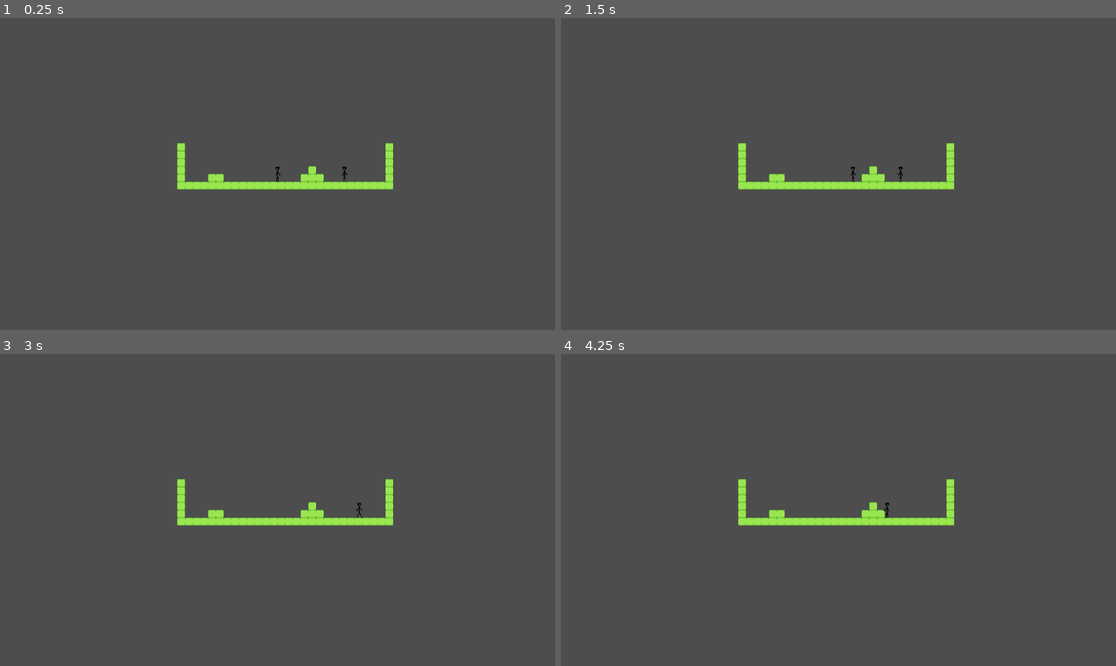
Above: before the commit, frames 1-4 (two rows, left to right).
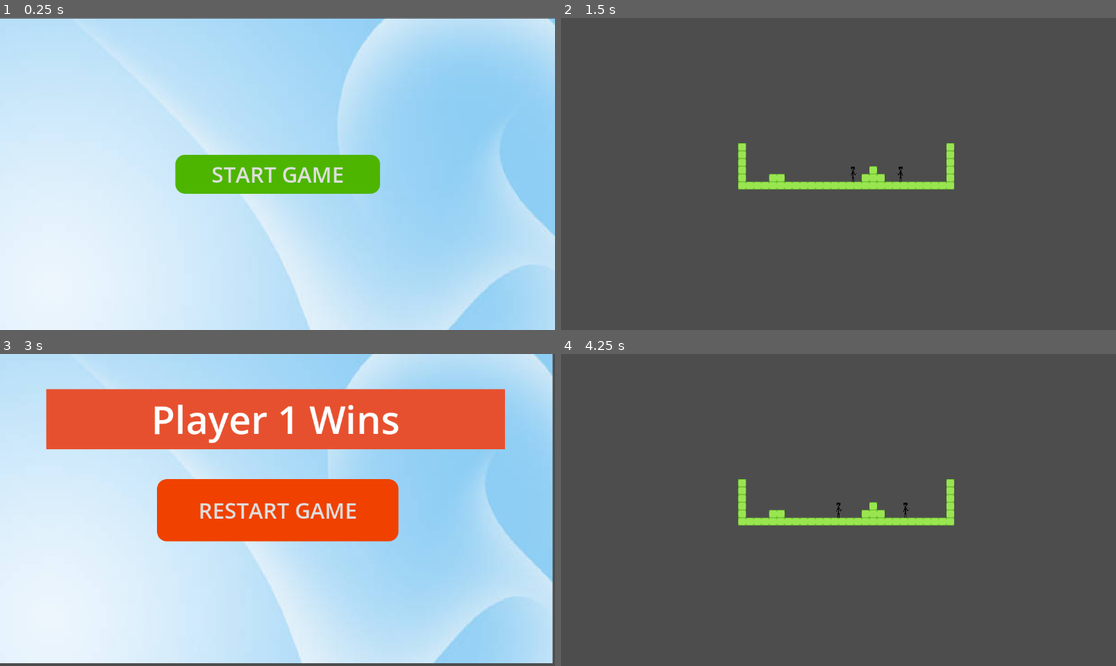
Above: after the commit, the same moments.

Repository: muksah2520/StickmanGame
Game: Godot game, scene res://scenes/main_menu.tscn
Same seed, same stepped clock (60 frames per second), same inputs: the game is played once before the commit and once after it. Before the commit the project starts from res://scenes/game.tscn.
Inputs (mouse positions are in pixels of both pictures, inside the frame that each line leads up to):
- Up to frame 1 (0.25 s): no input
- Up to frame 2 (1.5 s): click (838, 174) at 0.5 s, where only the run after the commit has a clickable "START GAME"; tap Enter (shoot_p2) at 1.25 s; move the mouse to (960, 158) at 1.27 s; hold D (move_right) from 1.28 s (still down); tap Left (move_left_p2) at 1.35 s
- Up to frame 3 (3 s): tap Space (jump) at 1.52, 2.27 s; move the mouse to (166, 525) at 2.02 s; tap Right (move_right_p2) at 2.1 s; move the mouse to (333, 441) at 2.77 s; release D (move_right) at 2.78 s; hold A (move_left) from 2.78 s (still down); click (333, 441) at 2.85 s
- Up to frame 4 (4.25 s): release A (move_left) at 3.5 s; click (838, 510) at 3.5 s, where only the run after the commit has a clickable "RESTART GAME"

The runs differ from the first frame. In frame 1, 100% of the frame differs, in the area x 0-100%, y 0-100%; in frame 2, nothing differs; in frame 3, 99%; in frame 4, less than 0.1%.

Commit message:
Added the main menu and restart menu

Diff:
--- a/project.godot
+++ b/project.godot
@@ -11,9 +11,14 @@
 [application]
 
 config/name="flappy_bird"
-run/main_scene="uid://dys5nqdbrq5ug"
+run/main_scene="uid://b1ce67pit6gjt"
 config/features=PackedStringArray("4.4", "Forward Plus")
 config/icon="res://icon.svg"
+
+[global_group]
+
+player2=""
+player1=""
 
 [input]
 
--- a/scenes/game.tscn
+++ b/scenes/game.tscn
@@ -2,8 +2,8 @@
 
 [ext_resource type="PackedScene" uid="uid://ddwktrparwu1j" path="res://scenes/stickman.tscn" id="1_uwrxv"]
 [ext_resource type="Texture2D" uid="uid://c83dpsob7f6eq" path="res://sprites/platform_tile.png" id="2_yqjtg"]
-[ext_resource type="Script" uid="uid://0g2fdlxd0vou" path="res://scenes/player1.gd" id="3_lnu2h"]
-[ext_resource type="Script" uid="uid://csw48f5c18hm7" path="res://scenes/player2.gd" id="4_lbhrr"]
+[ext_resource type="Script" uid="uid://0g2fdlxd0vou" path="res://scripts/player1.gd" id="3_lnu2h"]
+[ext_resource type="Script" uid="uid://csw48f5c18hm7" path="res://scripts/player2.gd" id="4_lbhrr"]
 
 [sub_resource type="TileSetAtlasSource" id="TileSetAtlasSource_lnu2h"]
 texture = ExtResource("2_yqjtg")
@@ -20,10 +20,10 @@
 tile_map_data = PackedByteArray("AAD//wEAAAAAAAEAAAAAAAEAAAAAAAEAAAABAAEAAAAAAAEAAAD+/wEAAAAAAAEAAAACAAEAAAAAAAEAAAADAA …(624 unchanged characters)…
 tile_set = SubResource("TileSet_lbhrr")
 
-[node name="player1" parent="." instance=ExtResource("1_uwrxv")]
+[node name="player1" parent="." groups=["player1"] instance=ExtResource("1_uwrxv")]
 script = ExtResource("3_lnu2h")
 
-[node name="player2" parent="." instance=ExtResource("1_uwrxv")]
+[node name="player2" parent="." groups=["player2"] instance=ExtResource("1_uwrxv")]
 position = Vector2(139, -1)
 script = ExtResource("4_lbhrr")
 
--- /dev/null
+++ b/scenes/main_menu.tscn
@@ -0,0 +1,45 @@
+[gd_scene load_steps=4 format=3 uid="uid://b1ce67pit6gjt"]
+
+[ext_resource type="Script" uid="uid://ly0vgwum0o0c" path="res://scripts/main_menu.gd" id="1_ekxnf"]
+[ext_resource type="Texture2D" uid="uid://c4bdl6kk58xvh" path="res://sprites/istockphoto-2062148631-612x612.jpg" id="1_l6cm7"]
+
+[sub_resource type="StyleBoxFlat" id="StyleBoxFlat_ekxnf"]
+bg_color = Color(0.302578, 0.708322, 5.77569e-07, 1)
+corner_radius_top_left = 20
+corner_radius_top_right = 20
+corner_radius_bottom_right = 20
+corner_radius_bottom_left = 20
+
+[node name="Control" type="Control"]
+layout_mode = 3
+anchors_preset = 15
+anchor_right = 1.0
+anchor_bottom = 1.0
+grow_horizontal = 2
+grow_vertical = 2
+script = ExtResource("1_ekxnf")
+
+[node name="Button" type="Button" parent="."]
+layout_mode = 1
+anchors_preset = 8
+anchor_left = 0.5
+anchor_top = 0.5
+anchor_right = 0.5
+anchor_bottom = 0.5
+offset_left = -212.5
+offset_top = -40.5
+offset_right = 212.5
+offset_bottom = 40.5
+grow_horizontal = 2
+grow_vertical = 2
+theme_override_font_sizes/font_size = 45
+theme_override_styles/normal = SubResource("StyleBoxFlat_ekxnf")
+text = "START GAME"
+
+[node name="Sprite2D" type="Sprite2D" parent="."]
+z_index = -11
+position = Vector2(588.5, 326.5)
+scale = Vector2(1.93627, 2.12745)
+texture = ExtResource("1_l6cm7")
+
+[connection signal="pressed" from="Button" to="." method="_on_button_pressed"]
--- /dev/null
+++ b/scenes/player_1_win.tscn
@@ -0,0 +1,64 @@
+[gd_scene load_steps=5 format=3 uid="uid://b5pi8r3xggx44"]
+
+[ext_resource type="Script" uid="uid://c2laveykpucf6" path="res://scripts/player_1_win.gd" id="1_7l4d6"]
+[ext_resource type="Texture2D" uid="uid://c4bdl6kk58xvh" path="res://sprites/istockphoto-2062148631-612x612.jpg" id="1_xsvpi"]
+
+[sub_resource type="StyleBoxFlat" id="StyleBoxFlat_7l4d6"]
+bg_color = Color(0.939285, 0.252994, 0, 1)
+corner_radius_top_left = 20
+corner_radius_top_right = 20
+corner_radius_bottom_right = 20
+corner_radius_bottom_left = 20
+
+[sub_resource type="StyleBoxFlat" id="StyleBoxFlat_8nkn5"]
+bg_color = Color(0.905882, 0.313726, 0.180392, 1)
+
+[node name="player1_win" type="Control"]
+layout_mode = 3
+anchors_preset = 15
+anchor_right = 1.0
+anchor_bottom = 1.0
+grow_horizontal = 2
+grow_vertical = 2
+script = ExtResource("1_7l4d6")
+
+[node name="Button" type="Button" parent="."]
+layout_mode = 1
+anchors_preset = 8
+anchor_left = 0.5
+anchor_top = 0.5
+anchor_right = 0.5
+anchor_bottom = 0.5
+offset_left = -250.5
+offset_top = -64.5
+offset_right = 250.5
+offset_bottom = 64.5
+grow_horizontal = 2
+grow_vertical = 2
+theme_override_font_sizes/font_size = 45
+theme_override_styles/normal = SubResource("StyleBoxFlat_7l4d6")
+text = "RESTART GAME"
+
+[node name="Label" type="Label" parent="."]
+layout_mode = 1
+anchors_preset = 5
+anchor_left = 0.5
+anchor_right = 0.5
+offset_left = -480.0
+offset_top = 73.0
+offset_right = 472.0
+offset_bottom = 198.0
+grow_horizontal = 2
+theme_override_font_sizes/font_size = 80
+theme_override_styles/normal = SubResource("StyleBoxFlat_8nkn5")
+text = "Player 1 Wins"
+horizontal_alignment = 1
+vertical_alignment = 1
+
+[node name="Sprite2D" type="Sprite2D" parent="."]
+z_index = -10
+position = Vector2(571.5, 320)
+scale = Vector2(1.88072, 2.10458)
+texture = ExtResource("1_xsvpi")
+
+[connection signal="pressed" from="Button" to="." method="_on_button_pressed"]
--- /dev/null
+++ b/scenes/player_2_wins.tscn
@@ -0,0 +1,63 @@
+[gd_scene load_steps=5 format=3 uid="uid://78bmkgk5xkwf"]
+
+[ext_resource type="Script" uid="uid://8bvkudq43mty" path="res://scripts/player_2_wins.gd" id="1_13b5e"]
+[ext_resource type="Texture2D" uid="uid://c4bdl6kk58xvh" path="res://sprites/istockphoto-2062148631-612x612.jpg" id="1_vikh5"]
+
+[sub_resource type="StyleBoxFlat" id="StyleBoxFlat_13b5e"]
+bg_color = Color(0.227451, 0.419608, 1, 1)
+corner_radius_top_left = 20
+corner_radius_top_right = 20
+corner_radius_bottom_right = 20
+corner_radius_bottom_left = 20
+
+[sub_resource type="StyleBoxFlat" id="StyleBoxFlat_xiv7r"]
+bg_color = Color(0.282353, 0.372549, 1, 1)
+
+[node name="Control" type="Control"]
+layout_mode = 3
+anchors_preset = 15
+anchor_right = 1.0
+anchor_bottom = 1.0
+grow_horizontal = 2
+grow_vertical = 2
+script = ExtResource("1_13b5e")
+
+[node name="Sprite2D" type="Sprite2D" parent="."]
+z_index = -10
+position = Vector2(597.5, 328.5)
+scale = Vector2(1.9951, 2.16667)
+texture = ExtResource("1_vikh5")
+
+[node name="Button" type="Button" parent="."]
+layout_mode = 1
+anchors_preset = 8
+anchor_left = 0.5
+anchor_top = 0.5
+anchor_right = 0.5
+anchor_bottom = 0.5
+offset_left = -196.5
+offset_top = -52.5
+offset_right = 196.5
+offset_bottom = 52.5
+grow_horizontal = 2
+grow_vertical = 2
+theme_override_font_sizes/font_size = 45
+theme_override_styles/normal = SubResource("StyleBoxFlat_13b5e")
+text = "Restart Game"
+
+[node name="Label" type="Label" parent="."]
+layout_mode = 1
+anchors_preset = 5
+anchor_left = 0.5
+anchor_right = 0.5
+offset_left = -432.5
+offset_right = 432.5
+offset_bottom = 201.0
+grow_horizontal = 2
+theme_override_font_sizes/font_size = 80
+theme_override_styles/normal = SubResource("StyleBoxFlat_xiv7r")
+text = "Player 2 wins"
+horizontal_alignment = 1
+vertical_alignment = 1
+
+[connection signal="pressed" from="Button" to="." method="_on_button_pressed"]
--- a/scenes/stickman.tscn
+++ b/scenes/stickman.tscn
@@ -38,7 +38,7 @@
 "speed": 5.0
 }]
 
-[node name="CharacterBody2D" type="CharacterBody2D" groups=["player"]]
+[node name="CharacterBody2D" type="CharacterBody2D"]
 collision_layer = 3
 collision_mask = 3
 script = ExtResource("1_eb6xy")
--- a/scripts/bullet.gd
+++ b/scripts/bullet.gd
@@ -4,6 +4,8 @@
 func _physics_process(delta: float) -> void:
 	position+=transform.x*delta*speed
 func _on_body_entered(body: Node2D) -> void:
-	if body.is_in_group("player"):
-		body.queue_free()
+	if body.is_in_group("player1"):
+		get_tree().call_deferred("change_scene_to_file", "res://scenes/player_2_wins.tscn")
+	elif body.is_in_group("player2"):
+		get_tree().call_deferred("change_scene_to_file", "res://scenes/player_1_win.tscn")
 	queue_free()
--- /dev/null
+++ b/scripts/main_menu.gd
@@ -0,0 +1,15 @@
+extends Control
+
+
+# Called when the node enters the scene tree for the first time.
+func _ready() -> void:
+	pass # Replace with function body.
+
+
+# Called every frame. 'delta' is the elapsed time since the previous frame.
+func _process(delta: float) -> void:
+	pass
+
+
+func _on_button_pressed() -> void:
+	get_tree().change_scene_to_file("res://scenes/game.tscn")
--- /dev/null
+++ b/scripts/player_1_win.gd
@@ -0,0 +1,5 @@
+extends Control
+
+
+func _on_button_pressed() -> void:
+	get_tree().change_scene_to_file("res://scenes/game.tscn")
--- /dev/null
+++ b/scripts/player_2_wins.gd
@@ -0,0 +1,5 @@
+extends Control
+
+
+func _on_button_pressed() -> void:
+	get_tree().change_scene_to_file("res://scenes/game.tscn")
Not shown, added: scripts/main_menu.gd.uid
Renamed: scenes/player1.gd -> scripts/player1.gd
Renamed: scenes/player1.gd.uid -> scripts/player1.gd.uid
Renamed: scenes/player2.gd -> scripts/player2.gd
Renamed: scenes/player2.gd.uid -> scripts/player2.gd.uid
Not shown, added: scripts/player_1_win.gd.uid
Not shown, added: scripts/player_2_wins.gd.uid
Binary file added: sprites/istockphoto-2062148631-612x612.jpg
Not shown, added: sprites/istockphoto-2062148631-612x612.jpg.import
